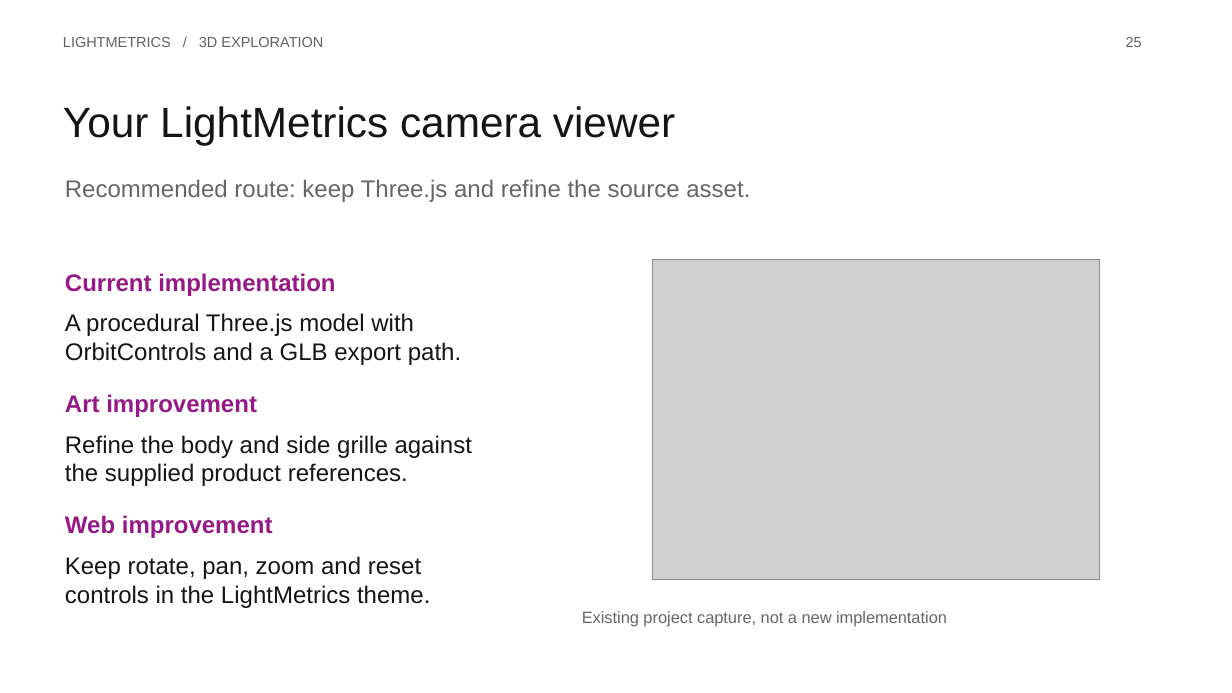
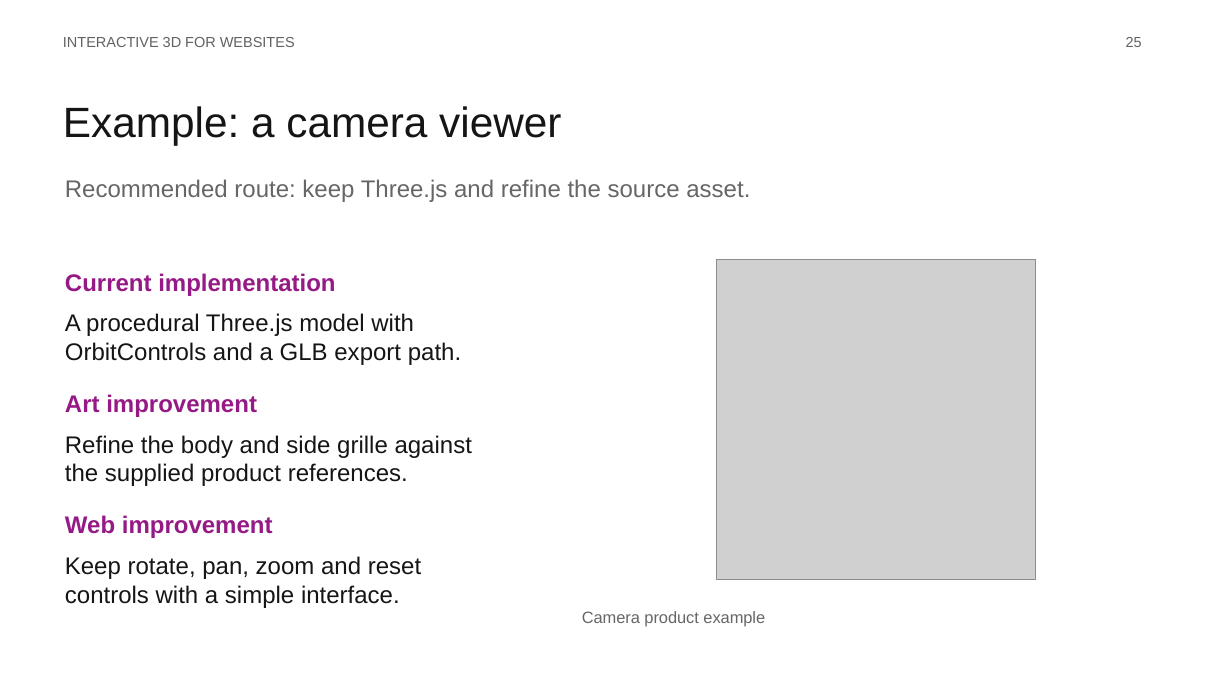
Before and after one commit to Naveen100102/lightmetrics-3d-viewer, a slide deck: slide 25 of public/presentation/Interactive-3D-for-Websites.pptx. Drawn at 1232x693 pixels with LibreOffice and Linux fonts; fonts in the diff are those of the drawing; grey boxes stand for pictures. Boxes give left, top, right and bottom in pixels: in the first picture for what was removed or moved away, otherwise in the second. Text is boxed around its words. In the diff, an @@ line names an element or a change of style, - is before the commit and + after.

```diff
--- a/public/presentation/Interactive-3D-for-Websites.pptx
+++ b/public/presentation/Interactive-3D-for-Websites.pptx
@@ text at bbox=[63, 37, 295, 47]: text changed @@
-LIGHTMETRICS / 3D EXPLORATION
+INTERACTIVE 3D FOR WEBSITES
@@ text at bbox=[63, 106, 561, 145]: text changed @@
-Your LightMetrics camera viewer
+Example: a camera viewer
@@ picture: place and size @@
-picture at bbox=[653, 260, 1100, 579]
+picture at bbox=[716, 260, 1036, 579]
@@ text at bbox=[65, 556, 421, 608]: text changed @@
-Keep rotate, pan, zoom and reset controls in the LightMetrics theme.
+Keep rotate, pan, zoom and reset controls with a simple interface.
@@ text at bbox=[582, 611, 765, 627]: text changed @@
-Existing project capture, not a new implementation
+Camera product example
```
Also in this commit, not shown: 31 other slides changed, 34 other files.
